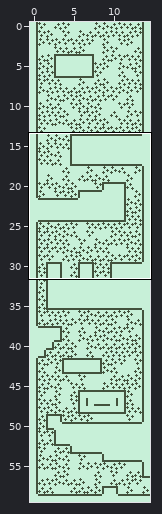
An edit to a level. Tiled map, maps_tmx/map_one.tmx. The first picture is a wide view before the edit; the outline marks the close-up.
Close-up. Earlier state:
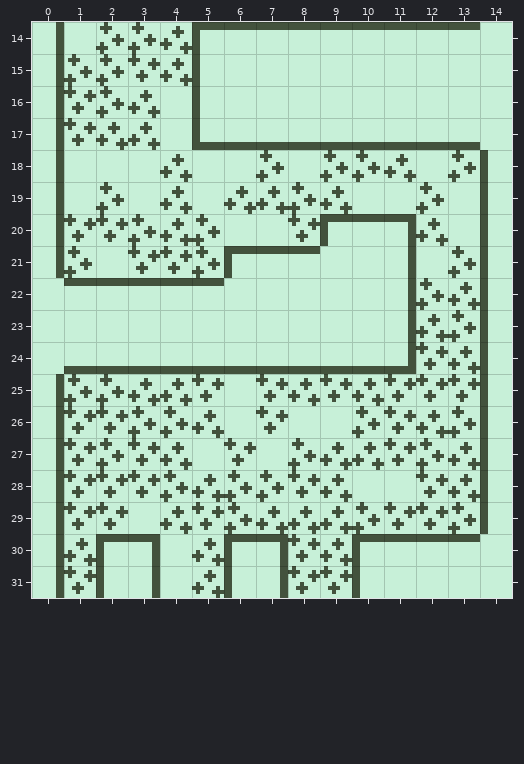
Cells are 8x8 px. Shown: x 0..14, y 14..31. The commit also changed other parts of the map, which this record leaves out.
After:
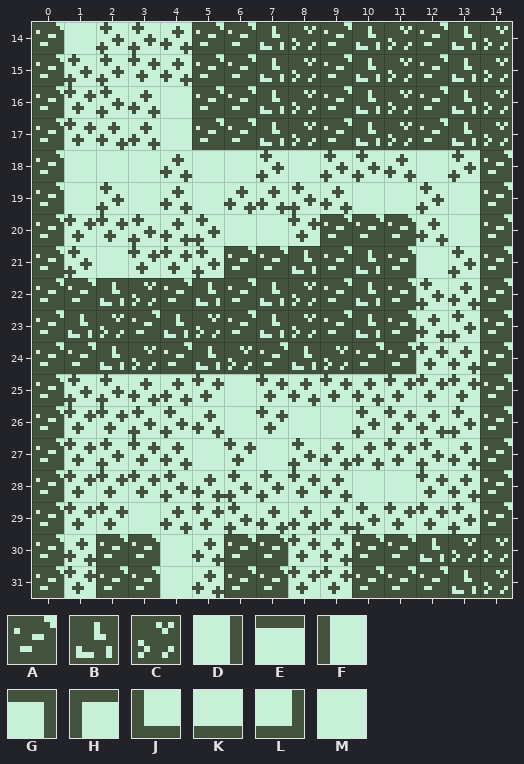
Key: from "sprite_sheet": A 24, B 25, C 26, D 30, E 31, F 31 turned 270, G 32, H 32 turned 270, J 33 flipped on the diagonal, K 40 turned 90, L 43, M 51.
_ is an empty cell.
From old to new:
{"where": "layer \"Layer 1\""}
{"y":14,"x":0,"old":"D","new":"A"}
{"y":14,"x":5,"old":"HEEEEEEEEM","new":"AABCABCABC"}
{"y":15,"x":0,"old":"D","new":"A"}
{"y":15,"x":5,"old":"FMMMMMMMMM","new":"AABCABCABC"}
{"y":16,"x":0,"old":"D","new":"A"}
{"y":16,"x":5,"old":"FMMMMMMMMM","new":"AABCABCABC"}
{"y":17,"x":0,"old":"D","new":"A"}
{"y":17,"x":5,"old":"JKKKKKKKKM","new":"AABCABCABC"}
{"y":18,"x":0,"old":"D","new":"A"}
{"y":18,"x":14,"old":"F","new":"A"}
{"y":19,"x":0,"old":"D","new":"A"}
{"y":19,"x":14,"old":"F","new":"A"}
{"y":20,"x":0,"old":"D","new":"A"}
{"y":20,"x":9,"old":"HEG","new":"AAA"}
{"y":20,"x":14,"old":"F","new":"A"}
{"y":21,"x":0,"old":"D","new":"A"}
{"y":21,"x":6,"old":"HEEMMD","new":"AABABA"}
{"y":21,"x":14,"old":"F","new":"A"}
{"y":22,"x":0,"old":"MEEEEEMMMMMD","new":"AABCABABCABA"}
{"y":22,"x":14,"old":"F","new":"A"}
{"y":23,"x":0,"old":"MMMMMMMMMMMD","new":"ABCABCABCABA"}
{"y":23,"x":14,"old":"F","new":"A"}
{"y":24,"x":0,"old":"MKKKKKKKKKKL","new":"AABCABCABCAA"}
{"y":24,"x":14,"old":"F","new":"A"}
{"y":25,"x":0,"old":"D","new":"A"}
{"y":25,"x":14,"old":"F","new":"A"}
{"y":26,"x":0,"old":"D","new":"A"}
{"y":26,"x":14,"old":"F","new":"A"}
{"y":27,"x":0,"old":"D","new":"A"}
{"y":27,"x":14,"old":"F","new":"A"}
{"y":28,"x":0,"old":"D","new":"A"}
{"y":28,"x":14,"old":"F","new":"A"}
{"y":29,"x":0,"old":"D","new":"A"}
{"y":29,"x":14,"old":"F","new":"A"}
{"y":30,"x":0,"old":"D","new":"A"}
{"y":30,"x":2,"old":"HG","new":"AA"}
{"y":30,"x":6,"old":"HG","new":"AA"}
{"y":30,"x":10,"old":"HEEEM","new":"AABCC"}
{"y":31,"x":0,"old":"D","new":"A"}
{"y":31,"x":2,"old":"FD","new":"AA"}
{"y":31,"x":6,"old":"FD","new":"AA"}
{"y":31,"x":10,"old":"FMMMM","new":"AAABC"}
{"label":"changed","picture_box":[32,22,512,598]}
